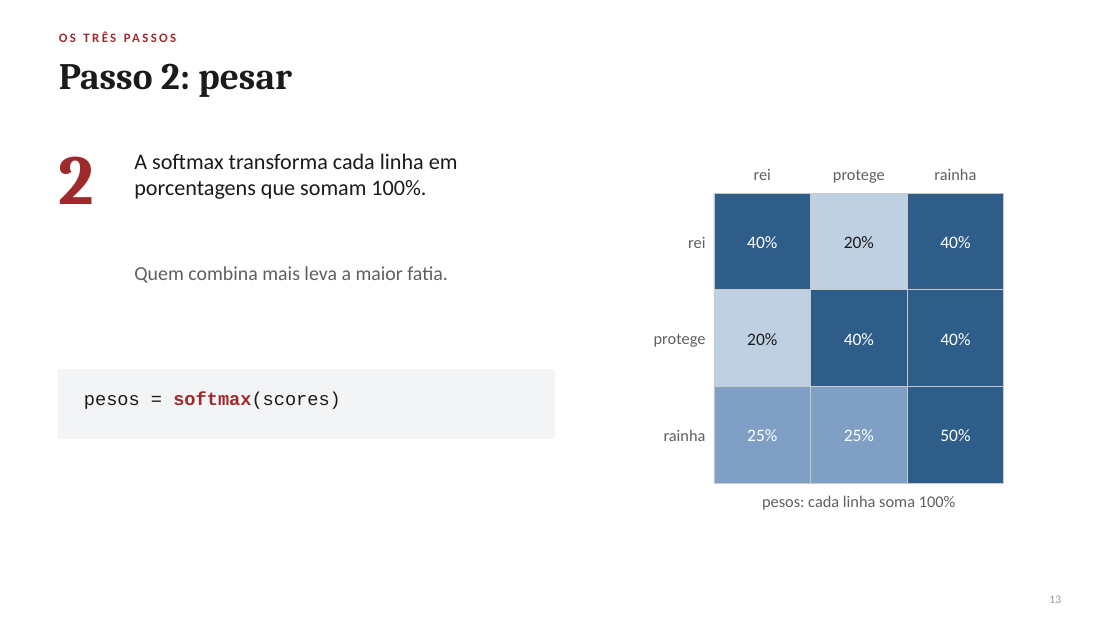
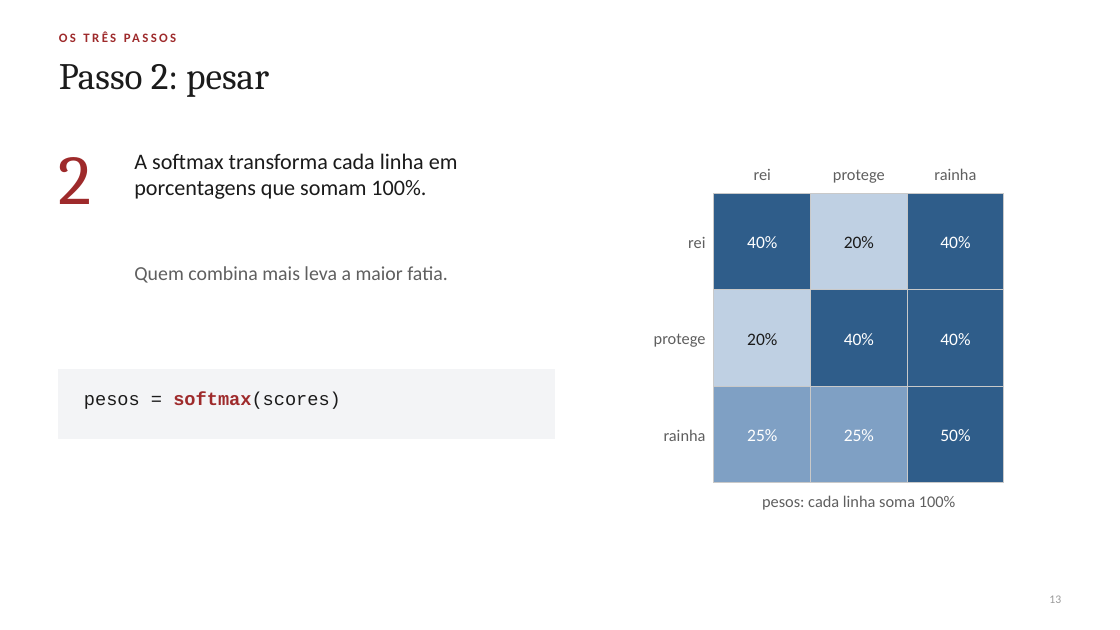
Before and after one commit to giovannibragasv/transformer-do-zero, a slide deck: slide 13 of slides/attention_workshop.pptx. Drawn at 1120x630 pixels with LibreOffice and Linux fonts; fonts in the diff are those of the drawing. Boxes give left, top, right and bottom in pixels: in the first picture for what was removed or moved away, otherwise in the second. Text is boxed around its words. In the diff, an @@ line names an element or a change of style, - is before the commit and + after.

```diff
--- a/slides/attention_workshop.pptx
+++ b/slides/attention_workshop.pptx
@@ text "Passo 2: pesar" at [59,64,269,97]: bold off @@
@@ text "2" at [59,157,92,204]: bold off @@
```
Also in this commit, not shown: 24 other slides changed, 5 other files.
